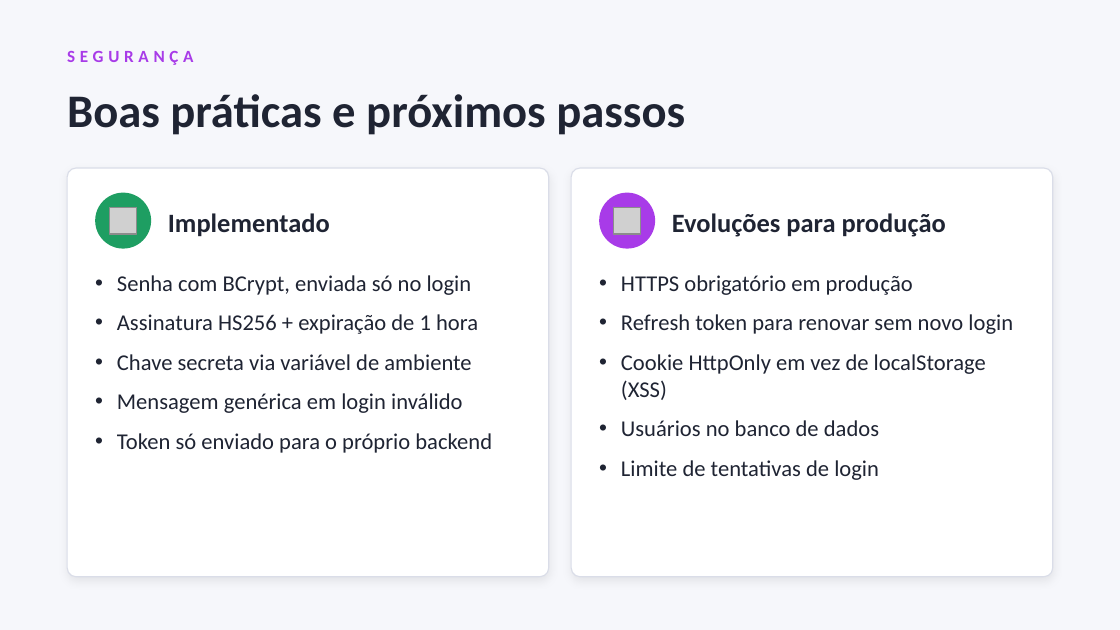
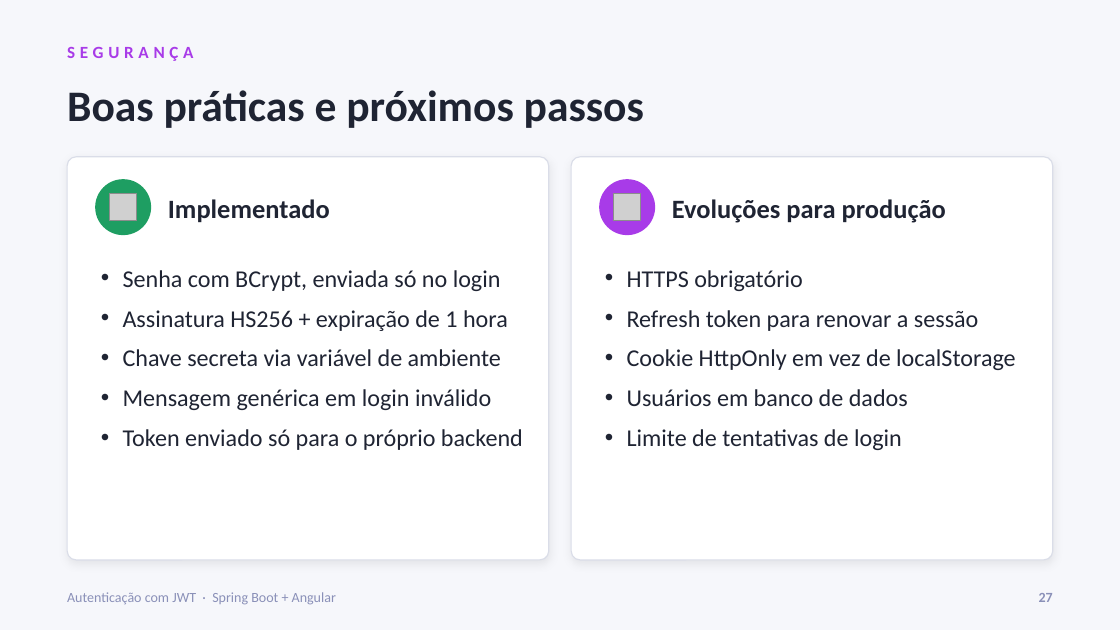
Before and after one commit to YloBittencourt/projeto-autenticacao, a slide deck: slide 27 of docs/apresentacao-jwt.pptx (slide 18 before the commit). Drawn at 1120x630 pixels with LibreOffice and Linux fonts; fonts in the diff are those of the drawing; grey boxes stand for pictures. Boxes give left, top, right and bottom in pixels: in the first picture for what was removed or moved away, otherwise in the second. Text is boxed around its words. In the diff, an @@ line names an element or a change of style, - is before the commit and + after.

```diff
--- a/docs/apresentacao-jwt.pptx
+++ b/docs/apresentacao-jwt.pptx
@@ text "SEGURANÇA": place and size @@
-text "SEGURANÇA" at bbox=[67, 51, 193, 65]
+text "SEGURANÇA" at bbox=[67, 47, 193, 61]
@@ text "Boas práticas e próximos passos" at bbox=[67, 90, 644, 128]: size 30 to 28 pt @@
@@ rounded rectangle: place and size @@
-rounded rectangle at bbox=[67, 168, 549, 577]
+rounded rectangle at bbox=[67, 157, 549, 560]
@@ rounded rectangle: place and size @@
-rounded rectangle at bbox=[571, 168, 1053, 577]
+rounded rectangle at bbox=[571, 157, 1053, 560]
@@ 2 ellipses, 1 picture, 1 text: place and size @@
-2 ellipses, 1 picture, 1 text at bbox=[95, 193, 655, 249]
+2 ellipses, 1 picture, 1 text at bbox=[95, 179, 655, 235]
@@ picture removed at bbox=[614, 207, 641, 234] @@
@@ picture added at bbox=[614, 194, 641, 221] @@
@@ text "Evoluções para produção": place and size @@
-text "Evoluções para produção" at bbox=[672, 213, 946, 237]
+text "Evoluções para produção" at bbox=[672, 199, 946, 223]
@@ text at bbox=[123, 270, 508, 410]: size 14.5 to 15.5 pt in "Senha com BCrypt, enviada só no login", "Assinatura HS256 + expiração de 1 hora", "Chave secreta via variável de ambiente", "Mensagem genérica em login inválido"; less space between paragraphs @@
@@ text at bbox=[627, 270, 1015, 406]: text changed; size 14.5 to 15.5 pt @@
-• HTTPS obrigatório em produção
-• Refresh token para renovar sem novo login
-• Cookie HttpOnly em vez de localStorage (XSS)
-• Usuários no banco de dados
+• HTTPS obrigatório
+• Refresh token para renovar a sessão
+• Cookie HttpOnly em vez de localStorage
+• Usuários em banco de dados
@@ text at bbox=[123, 429, 523, 450]: text changed; size 14.5 to 15.5 pt @@
-• Token só enviado para o próprio backend
+• Token enviado só para o próprio backend
@@ text at bbox=[627, 429, 902, 450]: size 14.5 to 15.5 pt in "Limite de tentativas de login"; less space between paragraphs @@
@@ text added at bbox=[67, 592, 336, 604], 9 pt, text #8A90B8 @@
+Autenticação com JWT · Spring Boot + Angular
@@ text added at bbox=[1039, 593, 1053, 602], 9 pt, text #8A90B8, bold @@
+27
```
Also in this commit, not shown: 17 other slides changed, 11 slides added, 1 slide removed.
